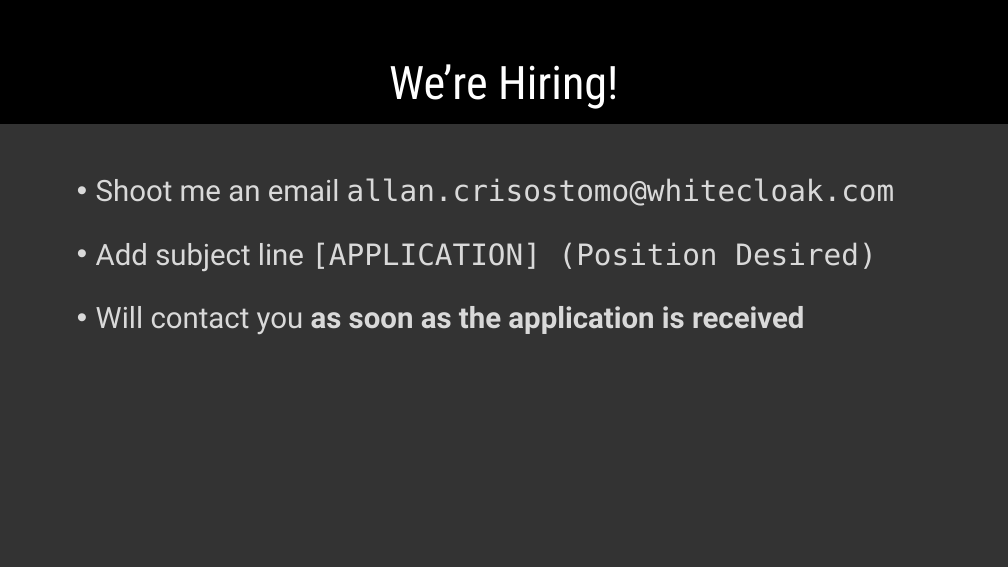
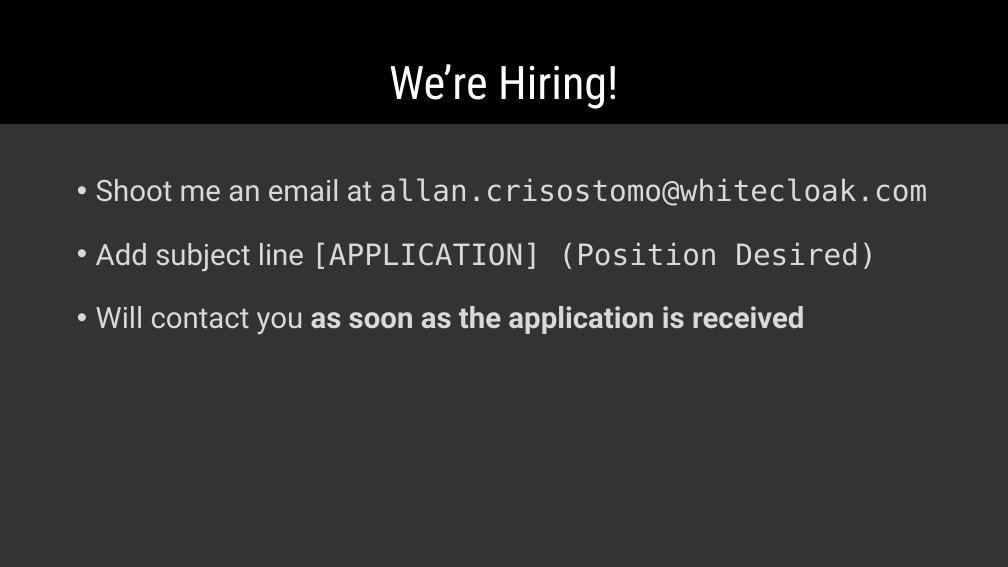
Before and after one commit to Temoto-kun/react-workshop-2018, a slide deck: slide 26 of docs/React.js.pptx (slide 22 before the commit). Drawn at 1008x567 pixels with LibreOffice and Linux fonts; fonts in the diff are those of the drawing. Boxes give left, top, right and bottom in pixels: in the first picture for what was removed or moved away, otherwise in the second. Text is boxed around its words. In the diff, an @@ line names an element or a change of style, - is before the commit and + after.

```diff
--- a/docs/React.js.pptx
+++ b/docs/React.js.pptx
@@ text at <box>96,178,927,206</box>: text changed @@
-• Shoot me an email allan.crisostomo@whitecloak.com
+• Shoot me an email at allan.crisostomo@whitecloak.com
```
Also in this commit, not shown: 1 other slide changed, 5 slides added.
